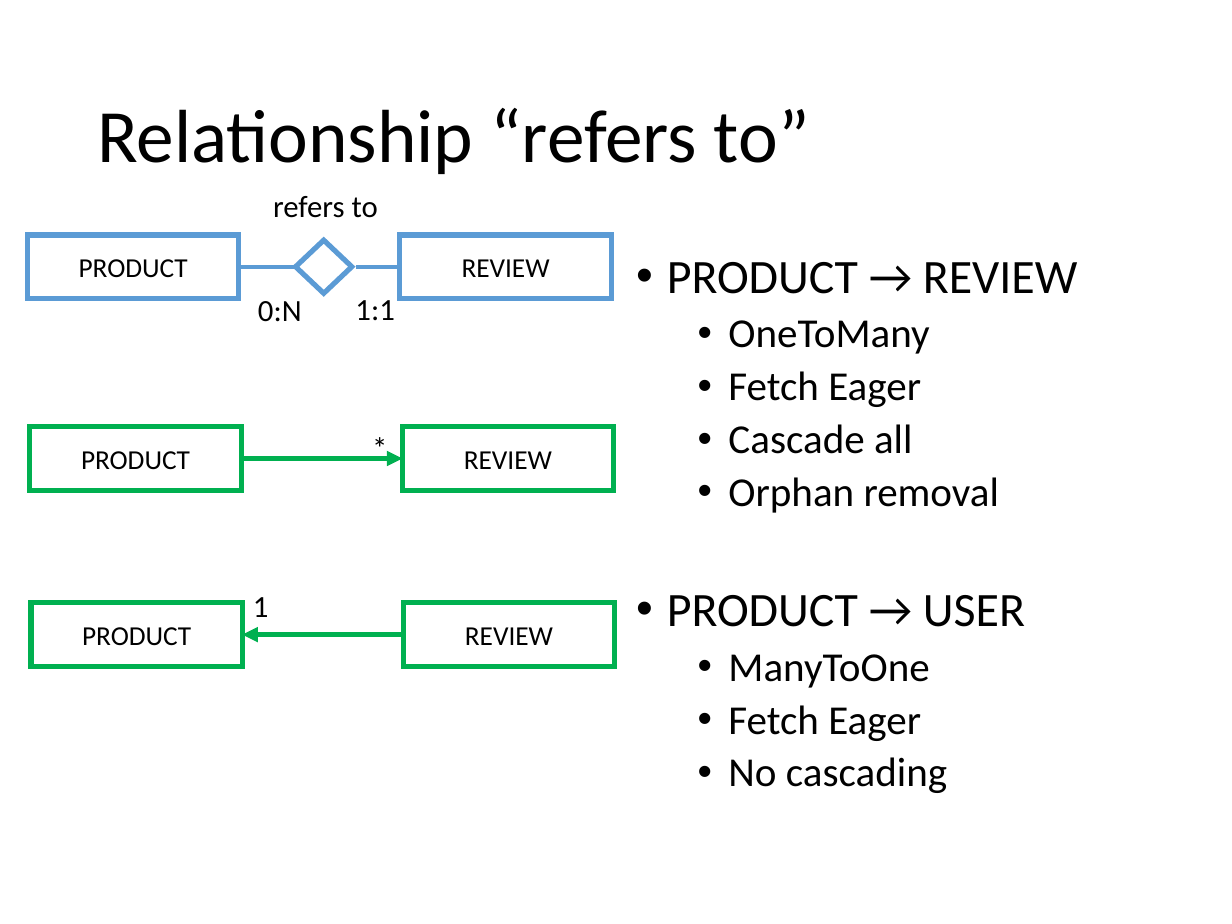
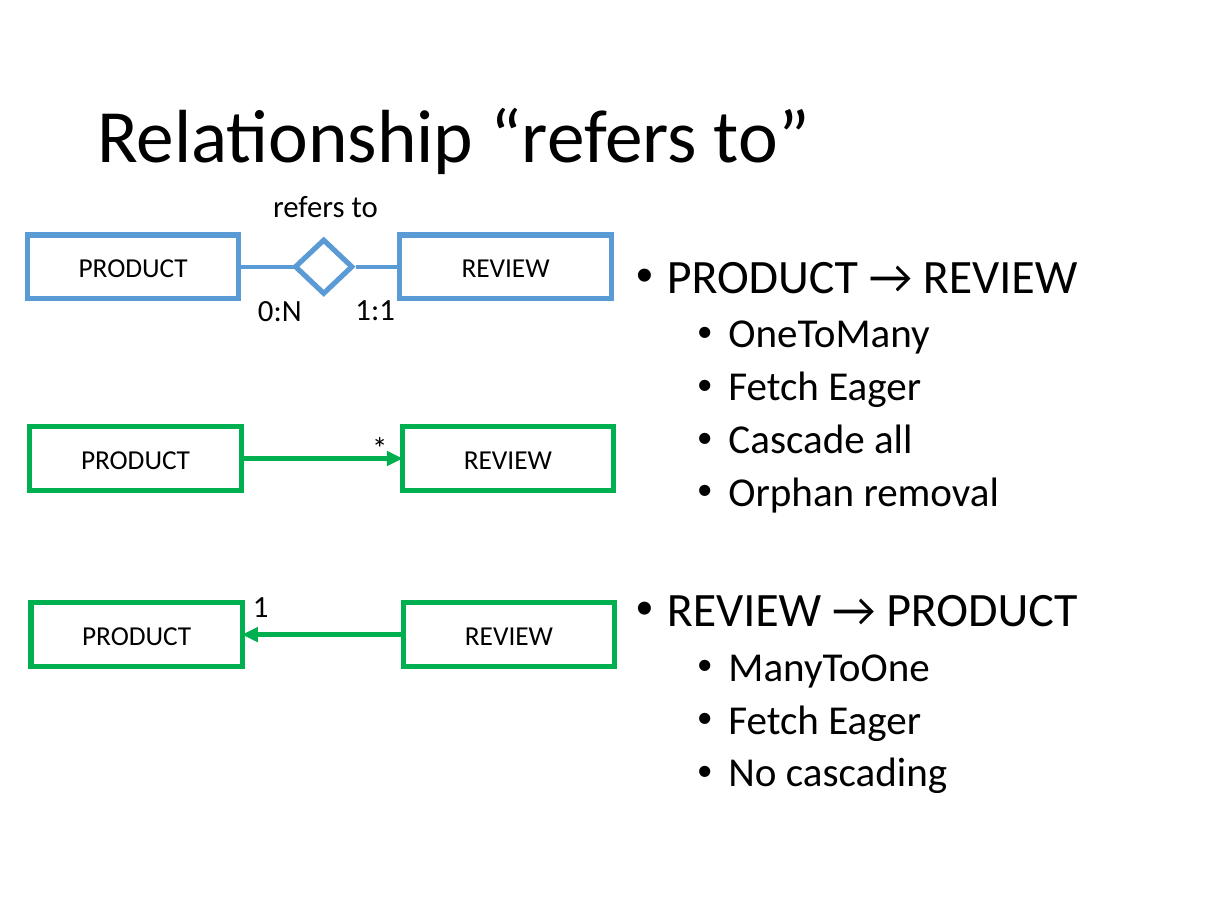
Before and after one commit to Paso198/Gamified-Marketing-Application, a slide deck: slide 14 of Design.pptx. Drawn at 1232x924 pixels with LibreOffice and Linux fonts; fonts in the diff are those of the drawing. Boxes give left, top, right and bottom in pixels: in the first picture for what was removed or moved away, otherwise in the second. Text is boxed around its words. In the diff, an @@ line names an element or a change of style, - is before the commit and + after.

```diff
--- a/Design.pptx
+++ b/Design.pptx
@@ text at (x1=667, y1=595, x2=1077, y2=627): text changed @@
-• PRODUCT → USER
+• REVIEW → PRODUCT
```
Also in this commit, not shown: 4 other slides changed, 1 slide removed.
